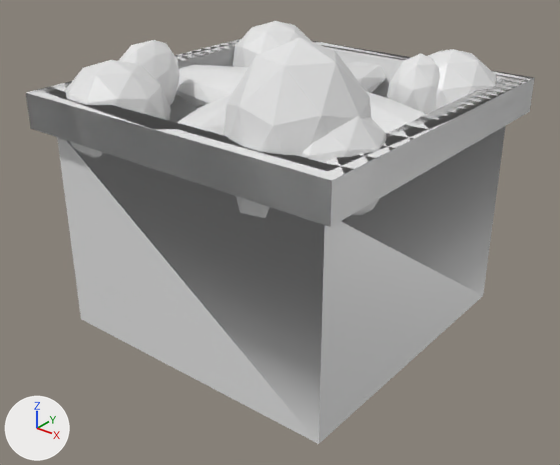
The OBJ model assets/tiles/pressure.obj as it was, and as the next commit left it.
Rendered twice from a camera (50 mm lens) standing at (26.0, -33.2, 12.4) and looking at (0.6, -1.5, -7.3). Every picture has the same lights, and +X, +Y and +Z are marked at lower left. Where no turn or scale is listed for an object, it has been applied to the vertices. Vertices at the same position are counted once.
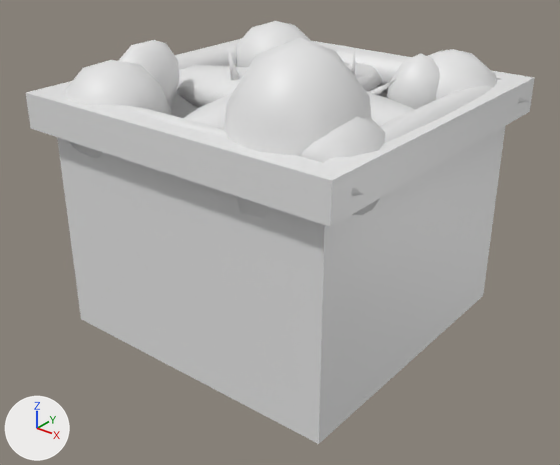
The change in detail:
me_cube is used by ob_cube; location (0.0, 0.0, 0.0).
me_cube had 414 vertices, 796 faces and spanned x -10.0..10.0, y -10.0..10.0, z -13.3..5.2.
me_cube now has 904 vertices, 1712 faces and spans x -10.0..10.5, y -10.2..10.3, z -13.6..5.2.
me_cube part 1: a new loose piece, an icosphere of 80 faces spanning x 7.7..9.6, y -10.2..10.2, z -0.8..1.5, in mat_material_001 (white #e7e7e7).
me_cube part 2: a new loose piece, an icosphere of 80 faces spanning x -9.6..-7.7, y -10.0..10.3, z -1.0..1.2, in mat_material_001 (white #e7e7e7).
me_cube part 3: the loose piece of 42 vertices spanning x -9.9..9.9, y -2.9..2.9, z -1.4..1.4 is copied, and the copy is scaled about its middle by (1.03, 0.325, 0.8), then moved by (0.4, 8.2, 0.1); it spans x -9.8..10.5, y 7.3..9.2, z -1.0..1.2.
me_cube part 4: the loose piece of 42 vertices spanning x -9.9..9.9, y -2.9..2.9, z -1.4..1.4 is copied, and the copy is scaled about its middle by (1.03, 0.325, 0.8), then moved by (0.4, -8.4, 0.0); it spans x -9.8..10.5, y -9.4..-7.4, z -1.1..1.2.
me_cube part 5: 8 vertices removed from x -10.0..10.0, y -10.0..10.0, z -1.0..1.0; 330 vertices added at x -5.9..5.7, y -6.6..7.4, z -13.6..2.9.
me_cube part 6: the surface is now shaded smooth.

What differs and where, as boxes [x1, y1, x2, y2] in the pictures (560 x 465 px):
part 1 of me_cube, added
    after: [303, 84, 496, 190]
part 2 of me_cube, added
    after: [176, 46, 237, 95]
part 3 of me_cube, added
    after: [330, 48, 528, 103]
part 4 of me_cube, added
    after: [114, 105, 364, 196]
part 5 of me_cube, built on
    before: [26, 39, 534, 227]
    after: [228, 49, 397, 95]
